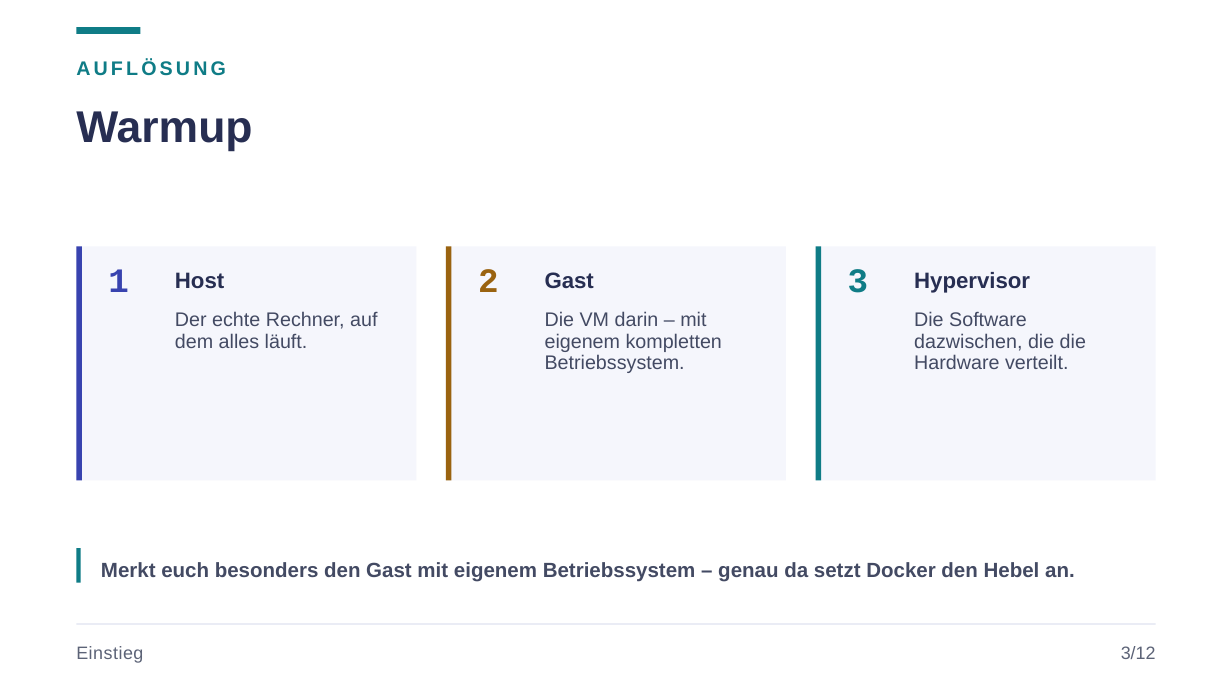
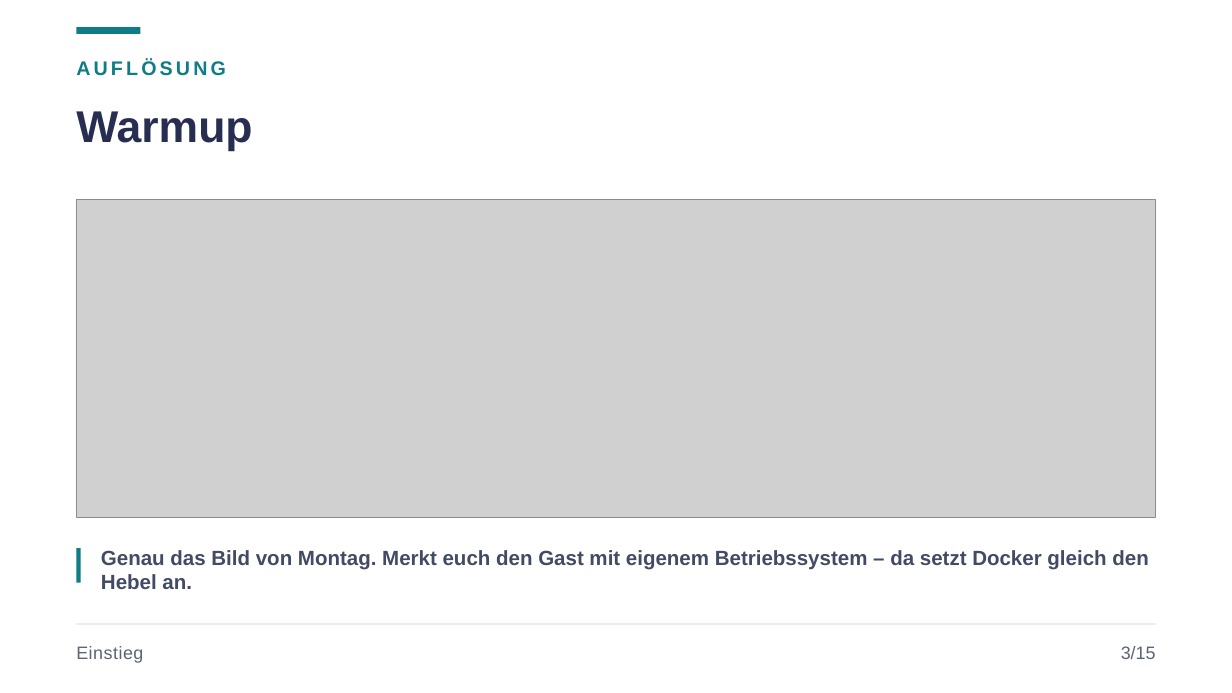
Before and after one commit to JacobMenge/kurs-unterlagen, a slide deck: slide 4 of folien/05-docker-einfuehrung.pptx. Drawn at 1232x693 pixels with LibreOffice and Linux fonts; fonts in the diff are those of the drawing; grey boxes stand for pictures. Boxes give left, top, right and bottom in pixels: in the first picture for what was removed or moved away, otherwise in the second. Text is boxed around its words. In the diff, an @@ line names an element or a change of style, - is before the commit and + after.

Commit message:
docker. new

```diff
--- a/folien/05-docker-einfuehrung.pptx
+++ b/folien/05-docker-einfuehrung.pptx
@@ picture added at <box>76,200,1156,517</box> @@
@@ rectangle removed at <box>76,246,416,480</box> @@
@@ rectangle removed at <box>76,246,81,480</box> @@
@@ text removed at <box>108,269,129,292</box> @@
-1
@@ rectangle removed at <box>446,246,786,480</box> @@
@@ rectangle removed at <box>446,246,451,480</box> @@
@@ text removed at <box>478,269,499,292</box> @@
-2
@@ rectangle removed at <box>816,246,1156,480</box> @@
@@ rectangle removed at <box>816,246,821,480</box> @@
@@ text removed at <box>848,269,869,293</box> @@
-3
@@ text removed at <box>175,272,224,289</box> @@
-Host
@@ text removed at <box>545,272,594,289</box> @@
-Gast
@@ text removed at <box>914,272,1030,293</box> @@
-Hypervisor
@@ text removed at <box>175,311,377,348</box> @@
-Der echte Rechner, auf dem alles läuft.
@@ text removed at <box>545,311,722,373</box> @@
-Die VM darin – mit eigenem kompletten Betriebssystem.
@@ text removed at <box>914,311,1086,369</box> @@
-Die Software dazwischen, die die Hardware verteilt.
@@ text at <box>101,550,1148,589</box>: text changed @@
-Merkt euch besonders den Gast mit eigenem Betriebssystem – genau da setzt Docker den Hebel an.
+Genau das Bild von Montag. Merkt euch den Gast mit eigenem Betriebssystem – da setzt Docker gleich den Hebel an.
@@ text at <box>1121,646,1156,659</box>: text changed @@
-3/12
+3/15
```
Also in this commit, not shown: 12 other slides changed, 3 slides added, 2 other files.
